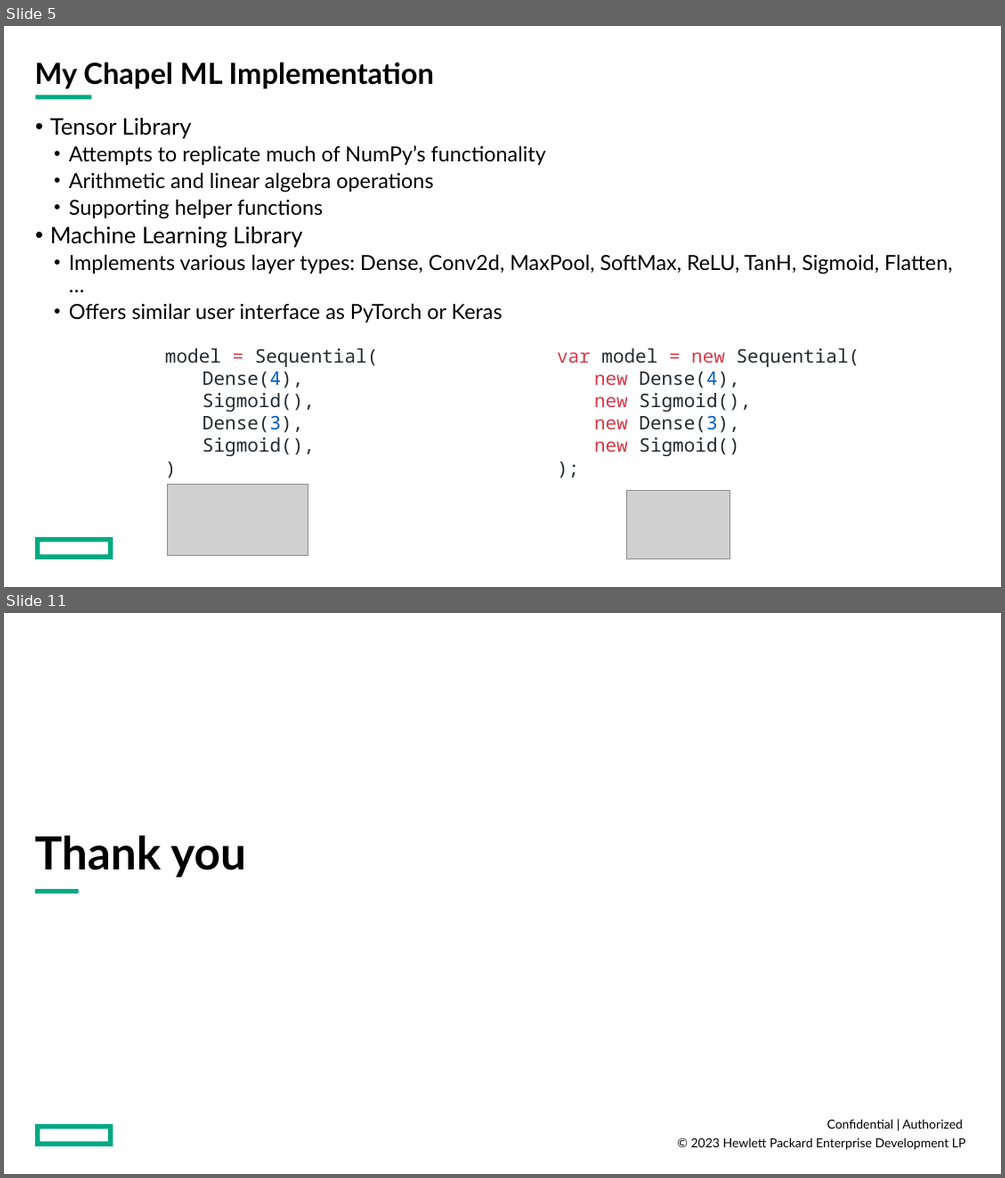
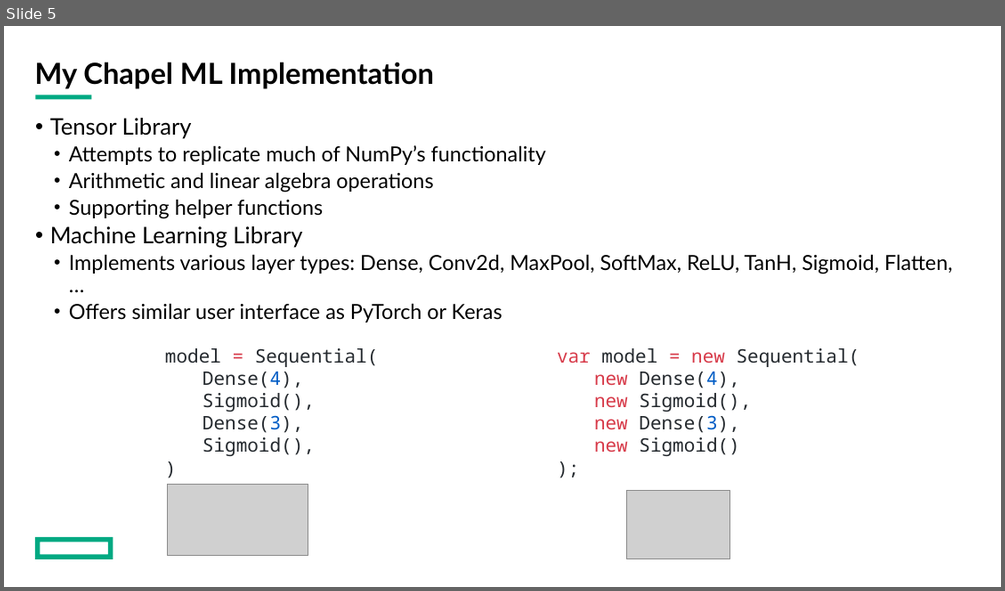
Before and after one commit to Iainmon/ml-chapel, a slide deck: Presentation1.pptx. Shown one above the other, each under a label of ours: slides 5 and 11 before the commit, slide 5 after it; the slides between them are not shown. The pictures are 1005x1178 and 1005x591 pixels, drawn with LibreOffice and Linux fonts; fonts in the diff are those of the drawing; grey boxes stand for pictures. Boxes give left, top, right and bottom in pixels: in the first picture for what was removed or moved away, otherwise in the second. Text is boxed around its words. In the diff, an @@ line names an element or a change of style, - is before the commit and + after.

```diff
--- a/Presentation1.pptx
+++ b/Presentation1.pptx
@@ slide 11 removed at bbox=[4, 613, 1001, 1174], background #FFFFFF; not listed: 1 template element that a slide beside it also shows @@
@@ title removed at bbox=[35, 835, 246, 877] @@
-Thank you
@@ rectangle removed at bbox=[35, 889, 79, 893] @@
@@ text removed at bbox=[827, 1119, 963, 1128] @@
-Confidential | Authorized
@@ text removed at bbox=[691, 1137, 966, 1150] @@
-© 2023 Hewlett Packard Enterprise Development LP
```
Also in this commit, not shown: 1 slide changed, 2 slides added, 10 other slides removed, 1 other file.
